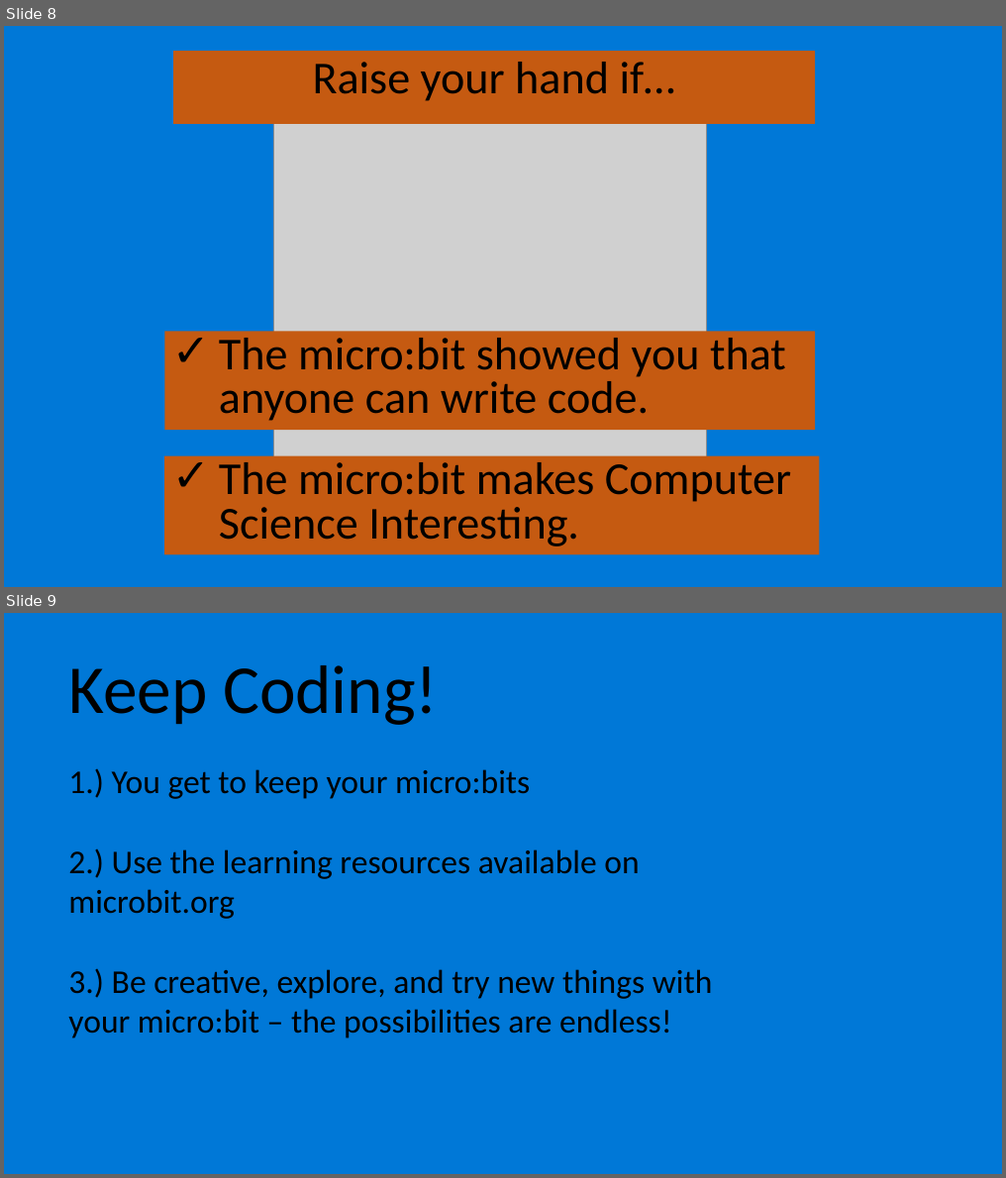
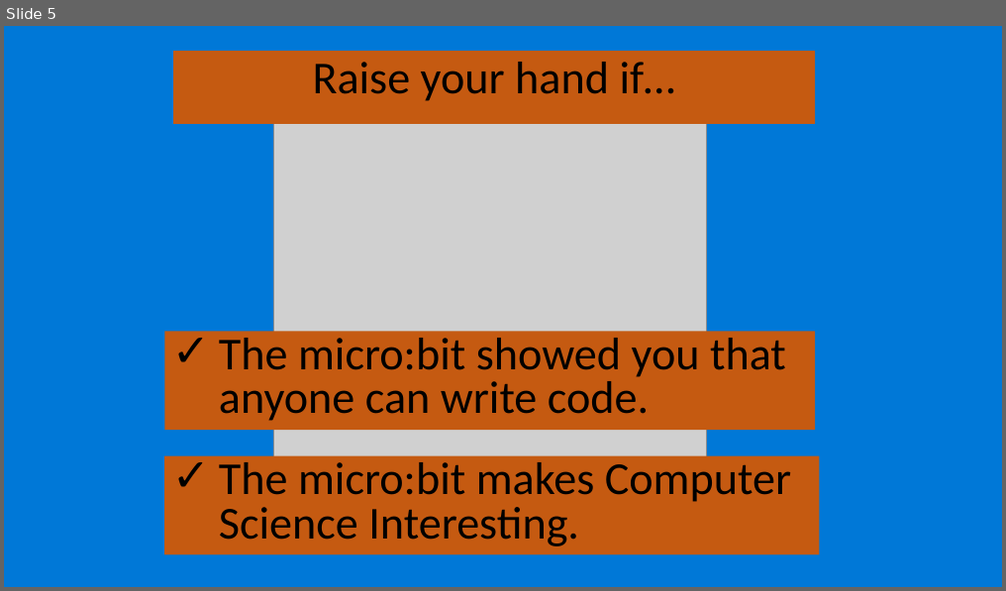
Before and after one commit to nicolehaugen/microbit, a slide deck: micro-bit-workshop-abbreviated.pptx. Shown one above the other, each under a label of ours: slides 8 and 9 before the commit, slide 5 after it. The pictures are 1006x1178 and 1006x591 pixels, drawn with LibreOffice and Linux fonts; fonts in the diff are those of the drawing; grey boxes stand for pictures. Boxes give left, top, right and bottom in pixels: in the first picture for what was removed or moved away, otherwise in the second. Text is boxed around its words. In the diff, an @@ line names an element or a change of style, - is before the commit and + after.

```diff
--- a/micro-bit-workshop-abbreviated.pptx
+++ b/micro-bit-workshop-abbreviated.pptx
@@ slide 9 removed at <box>4,613,1002,1174</box>, background #0078D7 @@
@@ text removed at <box>68,665,438,725</box> @@
-Keep Coding!
@@ text removed at <box>68,768,713,1039</box> @@
-1.) You get to keep your micro:bits
-2.) Use the learning resources available on microbit.org
-3.) Be creative, explore, and try new things with your micro:bit – the possibilities are endless!
@@ what was slide 8 is now slide 5 @@
```
Also in this commit, not shown: 1 slide changed, 3 other slides removed.
